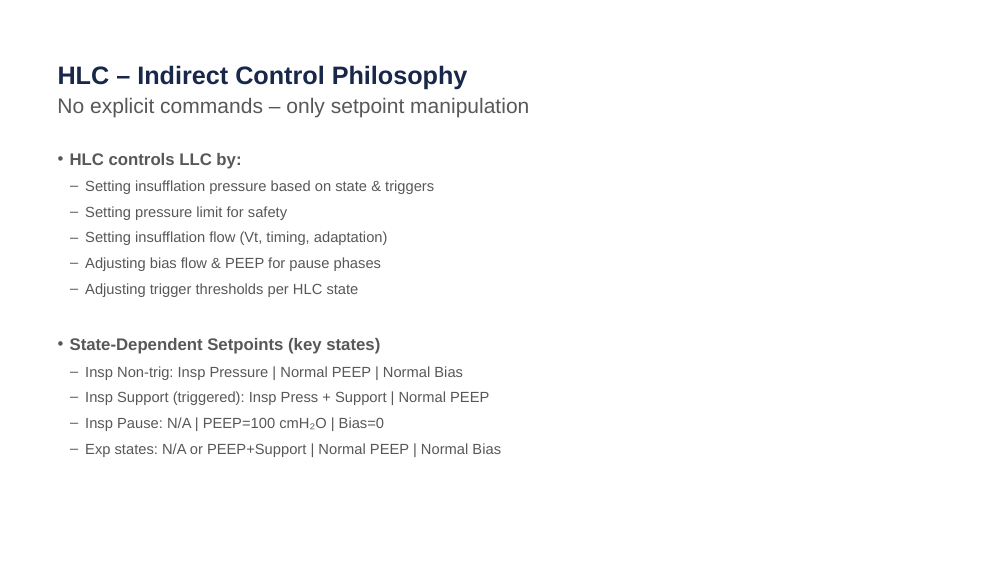
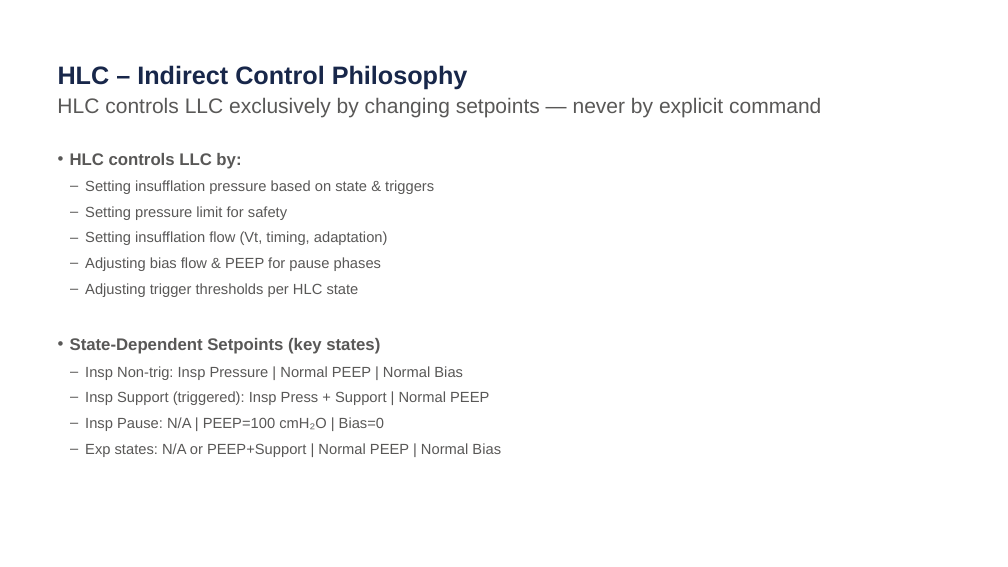
Before and after one commit to Teknosofen/ParallelMixer, a slide deck: slide 26 of documentation/presentation/Ventilator_Control_Architecture.pptx (slide 20 before the commit). Drawn at 1008x567 pixels with LibreOffice and Linux fonts; fonts in the diff are those of the drawing; background and template pictures are left out. Boxes give left, top, right and bottom in pixels: in the first picture for what was removed or moved away, otherwise in the second. Text is boxed around its words. In the diff, an @@ line names an element or a change of style, - is before the commit and + after.

```diff
--- a/documentation/presentation/Ventilator_Control_Architecture.pptx
+++ b/documentation/presentation/Ventilator_Control_Architecture.pptx
@@ text at bbox=[57, 98, 821, 118]: text changed @@
-No explicit commands – only setpoint manipulation
+HLC controls LLC exclusively by changing setpoints — never by explicit command
```
Also in this commit, not shown: 8 other slides changed, 12 slides added, 4 slides removed, 10 other files.
